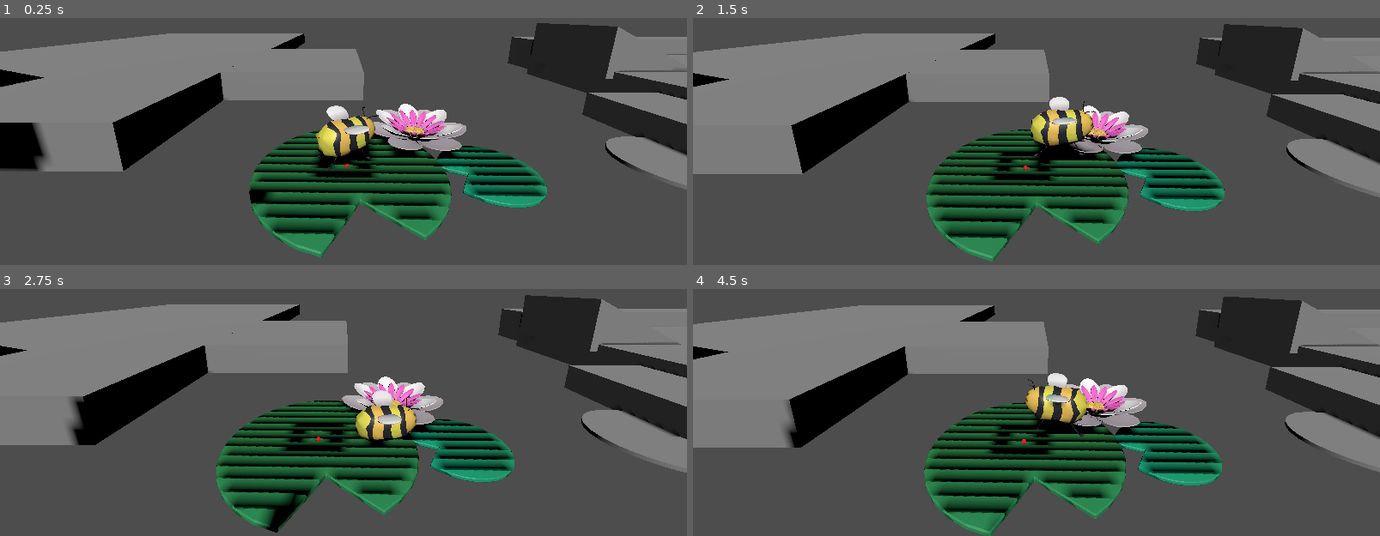
Above: before the commit, frames 1-4 (two rows, left to right).
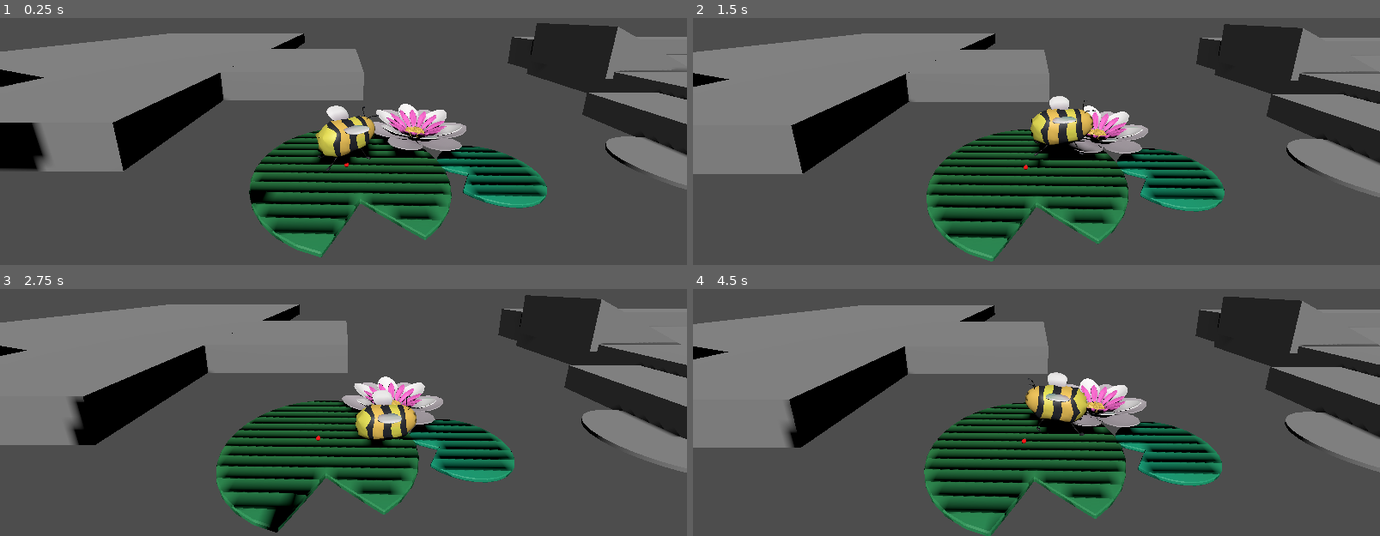
Above: after the commit, the same moments.

Repository: melonboyo/entomo
Game: Godot game, scene res://Scenes/level_blockout_v1.tscn
Two runs of this game, one before a commit and one after it. Both use one fixed random seed, a clock stepped at 60 frames per second and the inputs below.
Inputs (mouse positions are in pixels of both pictures, inside the frame that each line leads up to):
- Up to frame 1 (0.25 s): no input
- Up to frame 2 (1.5 s): tap Enter at 0.5 s; move the mouse to (1187, 52) at 0.52 s; hold D (move_right) 0.53-1.25 s; tap E (interact) at 0.6 s; click (1187, 52) at 0.67 s; tap Space (move_jump) at 0.77 s; drag from (899, 92) to (1002, 148) at 1.27 s
- Up to frame 3 (2.75 s): move the mouse to (outside the picture) at 2.02 s; hold D (move_right) from 2.03 s (still down); tap Shift at 2.1 s
- Up to frame 4 (4.5 s): release D (move_right) at 2.75 s; drag from (1002, 419) to (outside the picture) at 2.77 s; move the mouse to (1242, 400) at 3.52 s; hold A (move_left) 3.53-4.25 s; tap E (interact) at 3.6 s; tap Space (move_jump) at 3.77 s; drag from (outside the picture) to (outside the picture) at 4.27 s

The runs differ from the first frame. In frame 1, 0.3% of the frame differs, in the area x 44-55%, y 56-65%; in frame 2, 0.7%; in frame 3, 0.7%; in frame 4, 0.7%, in the area x 42-58%, y 33-68%.

Commit message:
small changes

Diff:
--- a/Scenes/level_blockout_v1.tscn
+++ b/Scenes/level_blockout_v1.tscn
@@ -14,17 +14,15 @@
 [ext_resource type="Script" path="res://Scenes/zoomed_out_camera.gd" id="12_we45n"]
 [ext_resource type="PackedScene" uid="uid://tdiqj4l8fe0w" path="res://EnvironmentAssets/lilipad.glb" id="13_tg2gj"]
 
+[sub_resource type="CylinderMesh" id="CylinderMesh_75gon"]
+
 [sub_resource type="CylinderShape3D" id="CylinderShape3D_fjjt4"]
 height = 2.70382
 
-[sub_resource type="CylinderMesh" id="CylinderMesh_75gon"]
-
 [sub_resource type="BoxMesh" id="BoxMesh_1eheq"]
 
 [sub_resource type="BoxShape3D" id="BoxShape3D_i8oe3"]
 size = Vector3(1.74712, 1, 1.14751)
-
-[sub_resource type="BoxMesh" id="BoxMesh_ocbnp"]
 
 [sub_resource type="BoxShape3D" id="BoxShape3D_sa0xy"]
 size = Vector3(1, 1, 1.16724)
@@ -43,6 +41,10 @@
 }
 point_count = 8
 
+[sub_resource type="CylinderShape3D" id="CylinderShape3D_8hreu"]
+height = 0.551525
+radius = 4.89989
+
 [node name="Node3D" type="Node3D"]
 transform = Transform3D(1.01827, 0, 0, 0, 1.01827, 0, 0, 0, 1.01827, 0, 0, 0)
 
@@ -60,7 +62,7 @@
 game_state_manager = NodePath("../GameStateManager")
 
 [node name="Parasite" parent="." node_paths=PackedStringArray("game_state_manager") instance=ExtResource("1_nc2ee")]
-transform = Transform3D(1, 0, 0, 0, 1, 0, 0, 0, 1, 2.5629, 0.599761, 2.05833)
+transform = Transform3D(1, 0, 0, 0, 1, 0, 0, 0, 1, 2.5629, 2.42843, 2.05833)
 game_state_manager = NodePath("../GameStateManager")
 
 [node name="Pillbug" parent="." node_paths=PackedStringArray("game_state_manager") instance=ExtResource("4_5rpnx")]
@@ -73,7 +75,7 @@
 
 [node name="CameraRoot" type="Node3D" parent="." node_paths=PackedStringArray("camera", "game_state_manager", "focus")]
 process_priority = 1
-transform = Transform3D(1.00045, 0, 0, 0, 1.00045, 0, 0, 0, 1.00045, 2.56197, 0.59995, 2.05851)
+transform = Transform3D(1.00045, 0, 0, 0, 1.00045, 0, 0, 0, 1.00045, 2.5629, 2.42748, 2.05833)
 script = ExtResource("1_x6jyc")
 zooms = {
 1: 10.0,
@@ -98,20 +100,6 @@
 
 [node name="Stage1" type="Node" parent="Blockout"]
 
-[node name="StaticBody3D2" type="StaticBody3D" parent="Blockout/Stage1"]
-transform = Transform3D(12.1228, 0, 0, 0, 0.442988, 0, 0, 0, 11.6143, 2.26443, -0.159414, 0.0334194)
-
-[node name="CollisionShape3D" type="CollisionShape3D" parent="Blockout/Stage1/StaticBody3D2"]
-transform = Transform3D(3.37133, 0, 0, 0, 1, 0, 0, 0, 2.32313, 0, 0, 0)
-shape = SubResource("CylinderShape3D_fjjt4")
-
-[node name="StaticBody3D4" type="StaticBody3D" parent="Blockout/Stage1"]
-transform = Transform3D(6.36849, 0, 0, 0, 0.442988, 0, 0, 0, 5.90134, 36.3017, -0.159414, 0.0334194)
-
-[node name="CollisionShape3D" type="CollisionShape3D" parent="Blockout/Stage1/StaticBody3D4"]
-transform = Transform3D(3.37133, 0, 0, 0, 1, 0, 0, 0, 2.32313, 0, 0, 0)
-shape = SubResource("CylinderShape3D_fjjt4")
-
 [node name="StaticBody3D8" type="StaticBody3D" parent="Blockout/Stage1"]
 transform = Transform3D(8.12717, 0, 0, 0, 0.442989, 0, 0, 0, 9.23589, 79.9375, -0.159414, 0.0334194)
 
@@ -148,46 +136,23 @@
 [node name="StaticBody3D" type="StaticBody3D" parent="Blockout/Stage1"]
 transform = Transform3D(3.67021, 0, 0, 0, 0.391737, 0, 0, 0, 11.5811, -2.43852, 0.204851, 0.0334194)
 
-[node name="MeshInstance3D" type="MeshInstance3D" parent="Blockout/Stage1/StaticBody3D"]
-transform = Transform3D(1.00659, 0, 0, 0, 1.87851, 0, 0, 0, 1.00659, -0.0083586, 0, 1.9216e-05)
-mesh = SubResource("BoxMesh_ocbnp")
-
 [node name="CollisionShape3D" type="CollisionShape3D" parent="Blockout/Stage1/StaticBody3D"]
 shape = SubResource("BoxShape3D_sa0xy")
 
-[node name="StaticBody3D7" type="StaticBody3D" parent="Blockout/Stage1"]
-transform = Transform3D(5.02528, 0, 0, 0, 2.04067, 0, 0, 0, 5.00422, 26.4051, 1.97881, -10.3369)
-
-[node name="CollisionShape3D" type="CollisionShape3D" parent="Blockout/Stage1/StaticBody3D7"]
-transform = Transform3D(3.37133, 0, 0, 0, 1, 0, 0, 0, 2.32313, 0, 0, 0)
-shape = SubResource("CylinderShape3D_fjjt4")
-
 [node name="StaticBody3D3" type="StaticBody3D" parent="Blockout/Stage1"]
 transform = Transform3D(3.67021, 0, 0, 0, 0.391737, 0, 0, 0, 11.5811, 6.79589, 0.204851, 0.0334194)
 
-[node name="MeshInstance3D" type="MeshInstance3D" parent="Blockout/Stage1/StaticBody3D3"]
-transform = Transform3D(1.00659, 0, 0, 0, 1.87851, 0, 0, 0, 1.00659, 0.00822461, 0, 1.9216e-05)
-mesh = SubResource("BoxMesh_ocbnp")
-
 [node name="CollisionShape3D" type="CollisionShape3D" parent="Blockout/Stage1/StaticBody3D3"]
 shape = SubResource("BoxShape3D_sa0xy")
 
 [node name="StaticBody3D5" type="StaticBody3D" parent="Blockout/Stage1"]
 transform = Transform3D(-0.00875978, 0, -6.67594, 0, 0.391736, 0, 1.88684, 0, -0.0309935, 2.25337, 0.204851, -4.62838)
 
-[node name="MeshInstance3D" type="MeshInstance3D" parent="Blockout/Stage1/StaticBody3D5"]
-transform = Transform3D(1.00659, 0, -1.86265e-09, 0, 1.87851, 0, 0, 0, 1.00659, -0.016166, 0, -1.56462e-05)
-mesh = SubResource("BoxMesh_ocbnp")
-
 [node name="CollisionShape3D" type="CollisionShape3D" parent="Blockout/Stage1/StaticBody3D5"]
 shape = SubResource("BoxShape3D_sa0xy")
 
 [node name="StaticBody3D6" type="StaticBody3D" parent="Blockout/Stage1"]
 transform = Transform3D(-0.00875978, 0, -6.67594, 0, 0.391736, 0, 1.88684, 0, -0.0309935, 2.25337, 0.204851, 5.03583)
-
-[node name="MeshInstance3D" type="MeshInstance3D" parent="Blockout/Stage1/StaticBody3D6"]
-transform = Transform3D(1.00659, 0, -1.86265e-09, 0, 1.87851, 0, 0, 0, 1.00659, -0.016166, 0, -1.56462e-05)
-mesh = SubResource("BoxMesh_ocbnp")
 
 [node name="CollisionShape3D" type="CollisionShape3D" parent="Blockout/Stage1/StaticBody3D6"]
 shape = SubResource("BoxShape3D_sa0xy")
@@ -377,4 +342,8 @@
 [node name="lilipad" parent="." instance=ExtResource("13_tg2gj")]
 transform = Transform3D(-0.0782083, 0, -3.972, 0, 3.97277, 0, 3.972, 0, -0.0782083, 3.17065, 0, 2.81812)
 
+[node name="CollisionShape3D" type="CollisionShape3D" parent="lilipad"]
+transform = Transform3D(1, 0, -2.04891e-08, 0, 1, 0, 2.04891e-08, 0, 1, 0, -0.122314, 0)
+shape = SubResource("CylinderShape3D_8hreu")
+
 [connection signal="zoom_changed" from="GameStateManager" to="CameraRoot" method="_on_game_state_manager_zoom_changed"]
